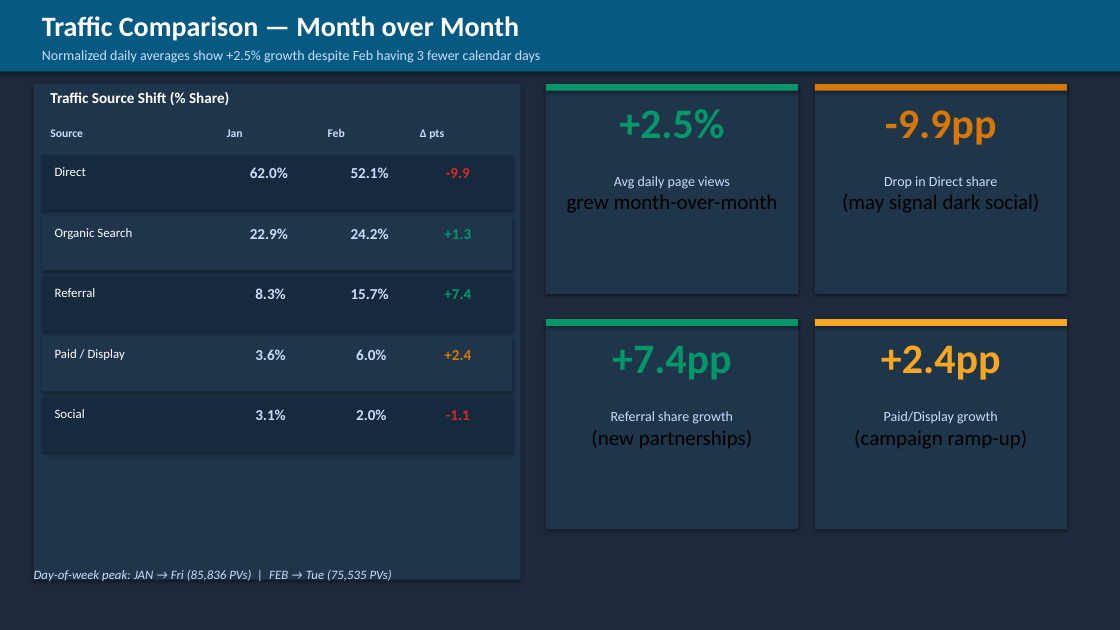
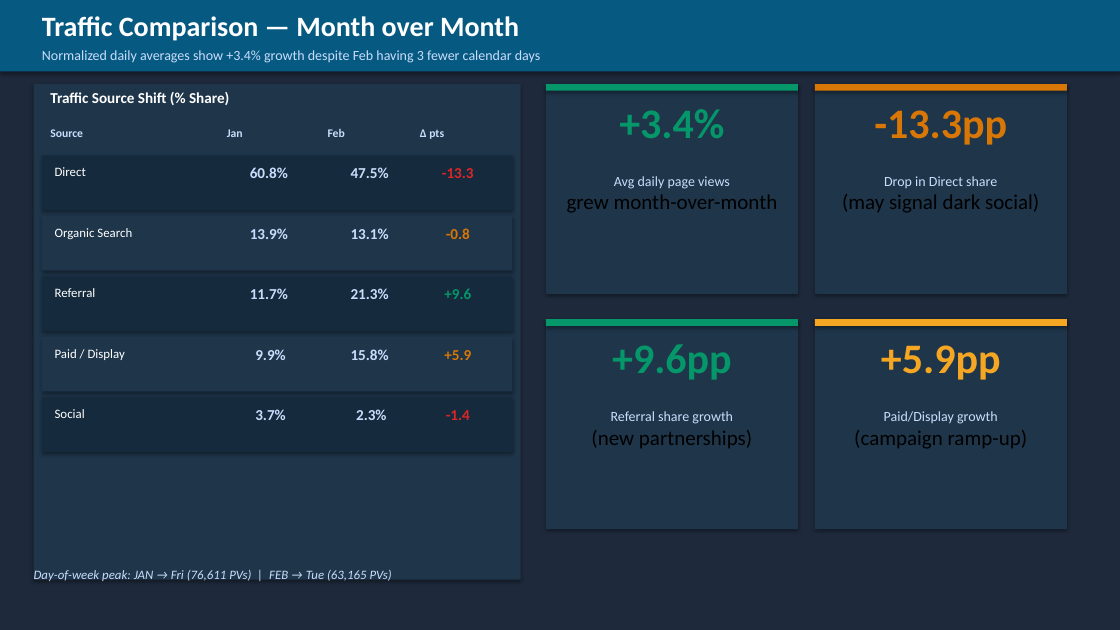
Before and after one commit to durgaguthi/AI, a slide deck: slide 3 of webanalytics/Solidigm_Analytics_Report_JanFeb_FY26.pptx. Drawn at 1120x630 pixels with LibreOffice and Linux fonts; fonts in the diff are those of the drawing. Boxes give left, top, right and bottom in pixels: in the first picture for what was removed or moved away, otherwise in the second. Text is boxed around its words. In the diff, an @@ line names an element or a change of style, - is before the commit and + after.

```diff
--- a/webanalytics/Solidigm_Analytics_Report_JanFeb_FY26.pptx
+++ b/webanalytics/Solidigm_Analytics_Report_JanFeb_FY26.pptx
@@ text at bbox=[42, 50, 540, 63]: text changed @@
-Normalized daily averages show +2.5% growth despite Feb having 3 fewer calendar days
+Normalized daily averages show +3.4% growth despite Feb having 3 fewer calendar days
@@ text at bbox=[619, 109, 724, 138]: text changed @@
-+2.5%
++3.4%
@@ text at bbox=[874, 110, 1007, 145]: text changed @@
--9.9pp
+-13.3pp
@@ text at bbox=[250, 167, 288, 178]: text changed @@
-62.0%
+60.8%
@@ text at bbox=[351, 167, 389, 178]: text changed @@
-52.1%
+47.5%
@@ text at bbox=[442, 168, 474, 178]: text changed @@
--9.9
+-13.3
@@ text at bbox=[250, 228, 288, 239]: text changed @@
-22.9%
+13.9%
@@ text at bbox=[351, 228, 389, 239]: text changed @@
-24.2%
+13.1%
@@ text at bbox=[446, 228, 470, 239]: text changed; text colour #059669 to #D97706 @@
-+1.3
+-0.8
@@ text at bbox=[250, 288, 288, 299]: text changed @@
-8.3%
+11.7%
@@ text at bbox=[351, 288, 389, 299]: text changed @@
-15.7%
+21.3%
@@ text at bbox=[444, 289, 471, 299]: text changed @@
-+7.4
++9.6
@@ text at bbox=[255, 349, 285, 360]: text changed @@
-3.6%
+9.9%
@@ text at bbox=[351, 349, 389, 360]: text changed @@
-6.0%
+15.8%
@@ text at bbox=[444, 350, 471, 360]: text changed @@
-+2.4
++5.9
@@ text at bbox=[612, 344, 732, 380]: text changed @@
-+7.4pp
++9.6pp
@@ text at bbox=[881, 345, 1001, 380]: text changed @@
-+2.4pp
++5.9pp
@@ text at bbox=[255, 409, 285, 420]: text changed @@
-3.1%
+3.7%
@@ text at bbox=[356, 409, 386, 420]: text changed @@
-2.0%
+2.3%
@@ text at bbox=[446, 410, 470, 420]: text changed @@
--1.1
+-1.4
@@ text at bbox=[34, 570, 392, 581]: text changed @@
-Day-of-week peak: JAN → Fri (85,836 PVs) | FEB → Tue (75,535 PVs)
+Day-of-week peak: JAN → Fri (76,611 PVs) | FEB → Tue (63,165 PVs)
```
Also in this commit, not shown: 10 other slides changed, 1 other file.
